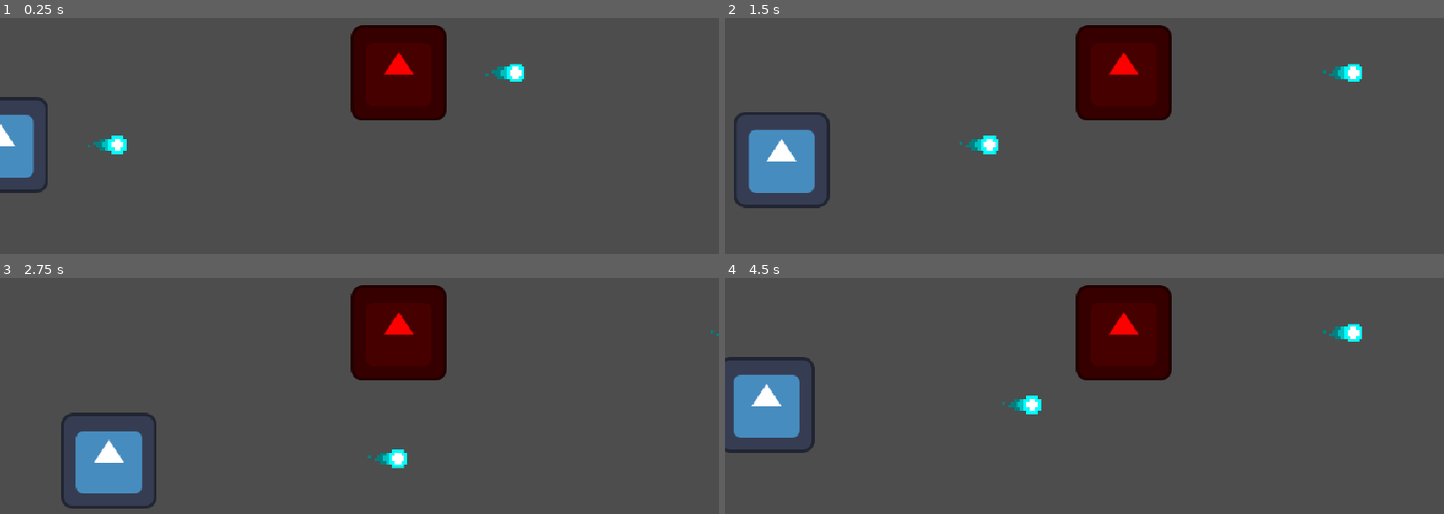
Above: before the commit, frames 1-4 (two rows, left to right).
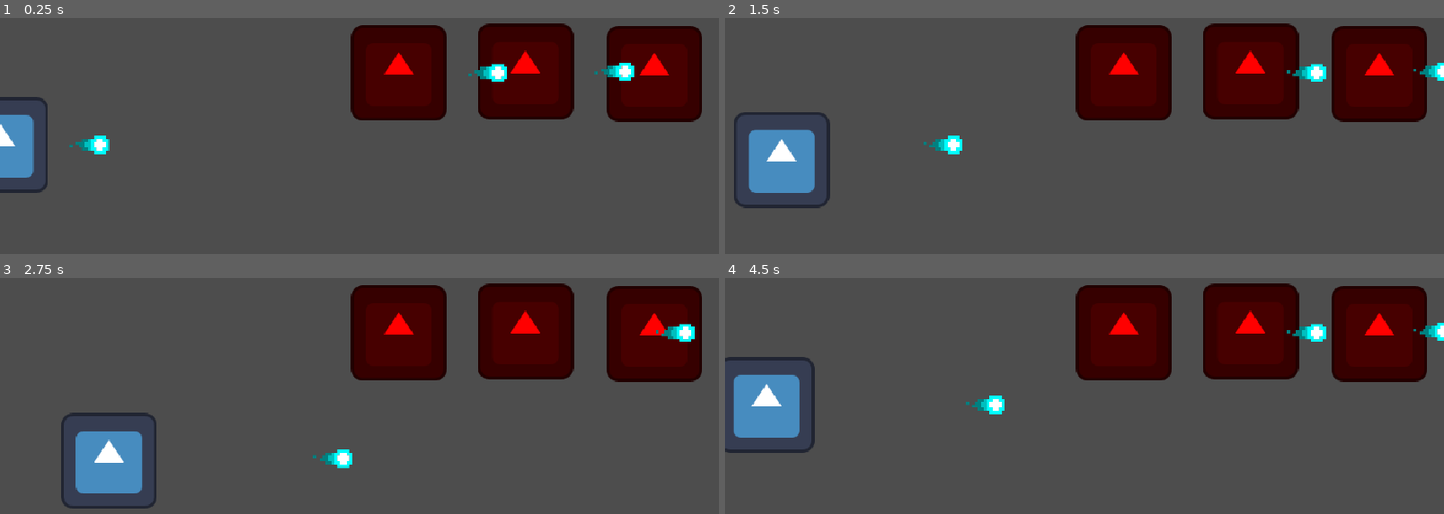
Above: after the commit, the same moments.

Repository: aomushi0710/shooting_game
Game: Godot game, scene res://stage.tscn
Two runs of this game, one before a commit and one after it. Both use one fixed random seed, a clock stepped at 60 frames per second and the inputs below. The project has no main scene, so this scene is started directly. The engine's default icon, where the game draws it, is replaced by a stand-in: a white triangle on a blue panel in a dark square.
Inputs:
- Up to frame 1 (0.25 s): no input
- Up to frame 2 (1.5 s): hold Right (move_right) 0.53-1.28 s; hold Down (move_down) from 1.28 s (still down)
- Up to frame 3 (2.75 s): release Down (move_down) at 2.03 s; hold Right (move_right) from 2.03 s (still down)
- Up to frame 4 (4.5 s): release Right (move_right) at 2.78 s; hold Up (move_up) 2.78-3.53 s; hold Left (move_left) from 3.53 s (still down)

The runs differ from the first frame. In frame 1, 11% of the frame differs, in the area x 9-98%, y 2-58%; in frame 2, 12%; in frame 3, 11%; in frame 4, 12%, in the area x 33-100%, y 2-58%.

Commit message:
penetrationのパラメータによって敵を貫通する処理をマシンガン弾に実装

Diff:
--- a/bullet/bullet.gd
+++ b/bullet/bullet.gd
@@ -38,6 +38,9 @@
 	get: return get_param_value(ParamID.FIRE_RATE)
 var life_time: float:
 	get: return get_param_value(ParamID.LIFE_TIME)
+
+## 敵を貫通できる残り回数。この値が0の状態で弾が衝突すると弾が消滅する。
+var penetration_count: int
 
 @export var parameters: Array[BulletParameter]
 
@@ -110,6 +113,7 @@
 func _ready() -> void:
 	_update_connections()
 	if not Engine.is_editor_hint():
+		penetration_count = penetration
 		get_tree().create_timer(life_time).timeout.connect(queue_free)
 
 ## 各パラメータに振り分けられるポイント数についてインスペクタ上に表示する関数
--- a/bullet_parameter/param1.tres
+++ b/bullet_parameter/param1.tres
@@ -10,8 +10,8 @@
 script = ExtResource("1_dcp0i")
 id = 0
 name = "hp"
-value = 10.0
-min_value = null
+value = 1.0
+min_value = 0.0
 type = 2
 use_point = true
 point_per_val = 1
--- a/bullet_parameter/param4.tres
+++ b/bullet_parameter/param4.tres
@@ -10,8 +10,8 @@
 script = ExtResource("1_0i4t2")
 id = 3
 name = "penetration"
-value = 0.0
-min_value = null
+value = 2.0
+min_value = 0.0
 type = 2
 use_point = true
 point_per_val = 10
--- a/bullet_parameter/param5.tres
+++ b/bullet_parameter/param5.tres
@@ -10,8 +10,8 @@
 script = ExtResource("1_fyc3l")
 id = 4
 name = "bullet_speed"
-value = 60.0
-min_value = null
+value = 50.0
+min_value = 0.0
 type = 2
 use_point = true
 point_per_val = 1
--- a/damage_label.gd
+++ b/damage_label.gd
@@ -27,5 +27,4 @@
 	tween.parallel().tween_property(self, "count", amount, 0.2)
 	tween.tween_interval(0.6)
 	tween.tween_property(self, "modulate:a", 0, 0.2)
-
 	tween.tween_callback(queue_free)
--- a/machinegun.gd
+++ b/machinegun.gd
@@ -29,6 +29,7 @@
 func _handle_collision() -> void:
 	var collision := get_last_slide_collision() ## 衝突した当たり判定そのもの
 	var collider := collision.get_collider() ## 衝突した当たり判定を持つ親ノード
+	add_collision_exception_with(collider) # 一度衝突した相手は無視する
 
 	if collider is Player:
 		collider.take_damage(damage, false)
@@ -36,4 +37,7 @@
 	elif collider is CharacterBase:
 		collider.take_damage(damage)
 
-	queue_free()
+	if penetration_count == 0:
+		queue_free()
+	else:
+		penetration_count -= 1
--- a/machinegun.tscn
+++ b/machinegun.tscn
@@ -46,7 +46,7 @@
 [node name="Color" type="AnimatedSprite2D" parent="."]
 modulate = Color(0, 1, 1, 1)
 sprite_frames = SubResource("SpriteFrames_0cgdj")
-frame_progress = 0.317422
+frame_progress = 0.389225
 
 [node name="Base" type="Sprite2D" parent="."]
 texture = ExtResource("3_bgqjf")
--- a/stage.tscn
+++ b/stage.tscn
@@ -10,3 +10,9 @@
 
 [node name="Enemy" parent="." instance=ExtResource("2_aees8")]
 position = Vector2(532, 174)
+
+[node name="Enemy2" parent="." instance=ExtResource("2_aees8")]
+position = Vector2(701, 172)
+
+[node name="Enemy3" parent="." instance=ExtResource("2_aees8")]
+position = Vector2(873, 175)
Not shown, changed: memo.md
